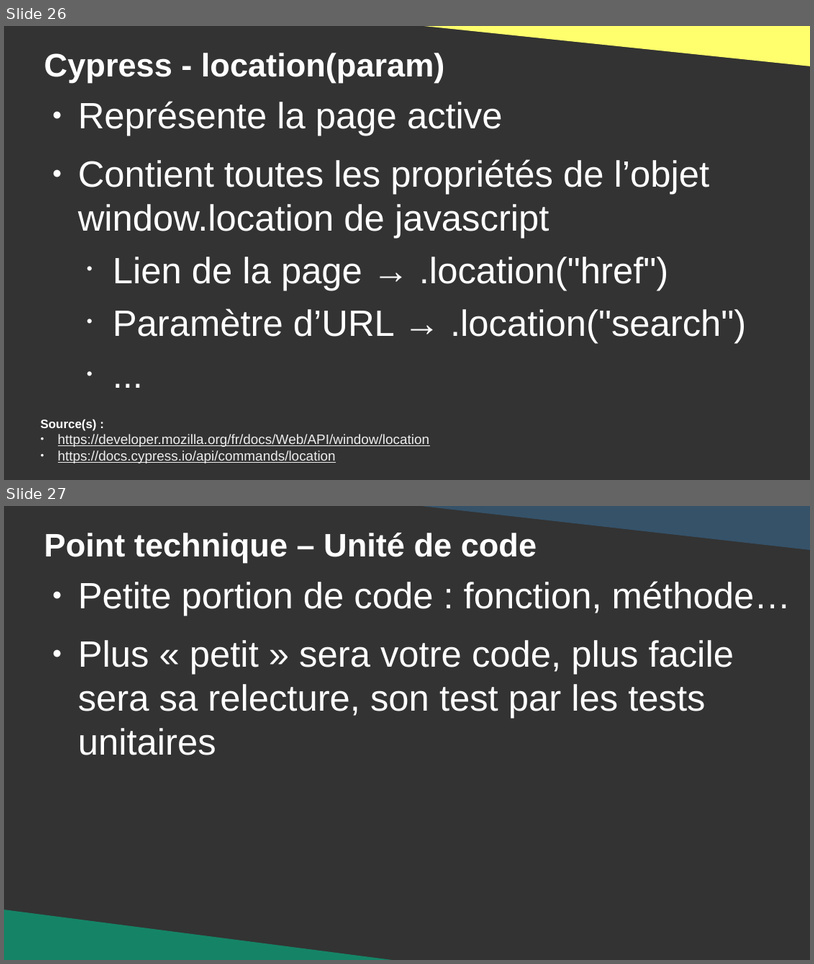
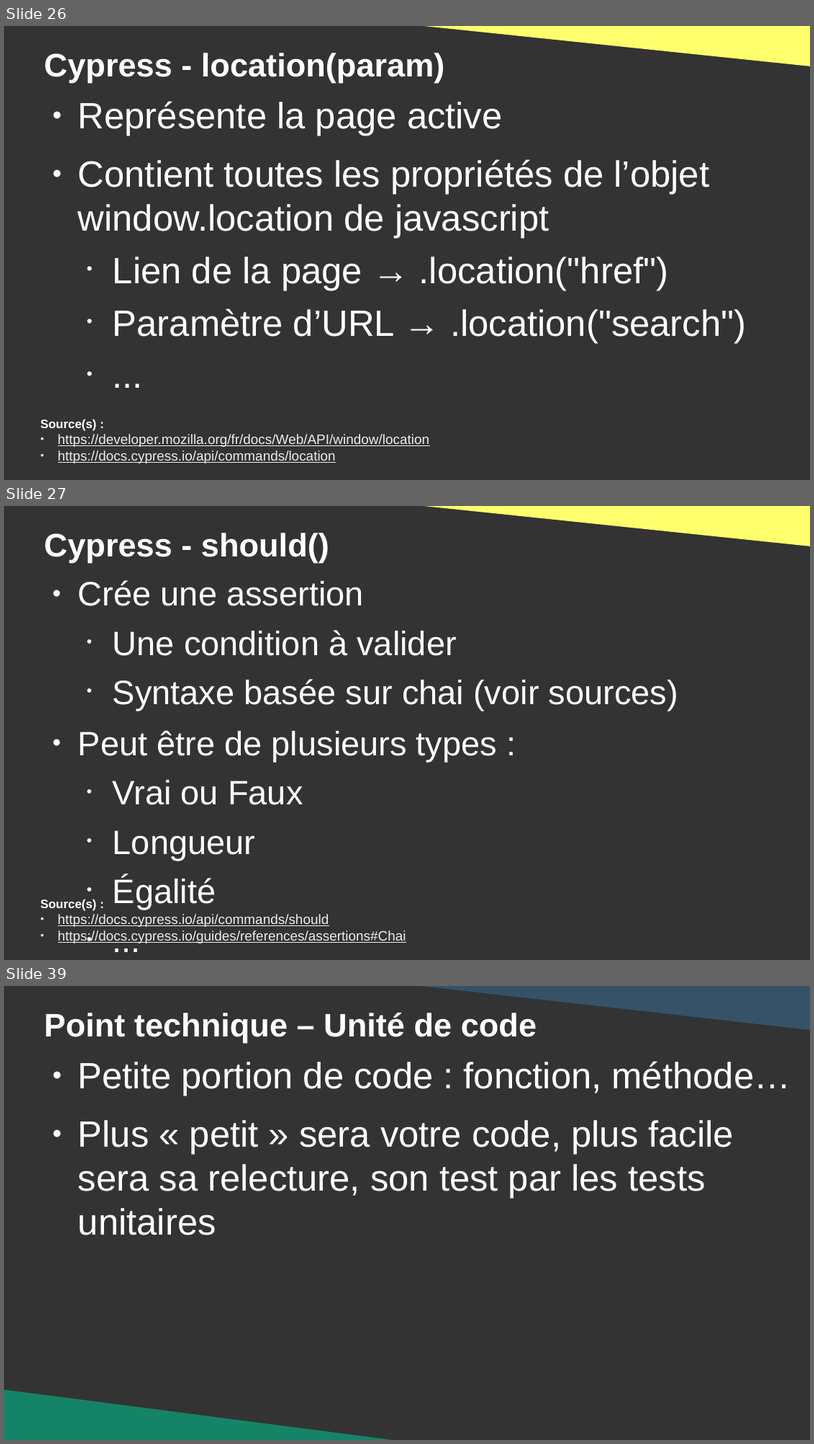
Before and after one commit to DanYellow/cours, a slide deck: developpement-front-s5/travaux-pratiques/numero-2/presentation.odp. Shown one above the other, each under a label of ours: slides 26 and 27 before the commit, slides 26, 27 and 39 after it; the slides between them are not shown. The pictures are 814x964 and 814x1444 pixels, drawn with LibreOffice and Linux fonts; fonts in the diff are those of the drawing. Boxes give left, top, right and bottom in pixels: in the first picture for what was removed or moved away, otherwise in the second. Text is boxed around its words. In the diff, an @@ line names an element or a change of style, - is before the commit and + after.

```diff
--- a/developpement-front-s5/travaux-pratiques/numero-2/presentation.odp
+++ b/developpement-front-s5/travaux-pratiques/numero-2/presentation.odp
@@ slide 27 added at (4,506,810,960), background #333333 @@
@@ right triangle added at (394,506,810,546), fill #FFFF6D @@
@@ title added at (44,533,329,562), 32 pt, text #FFFFFF, bold @@
+Cypress - should()
@@ text added at (78,580,679,860), 33.3 pt, text #FFFFFF @@
+● Crée une assertion
+  • Une condition à valider
+  • Syntaxe basée sur chai (voir sources)
+● Peut être de plusieurs types :
+  • Vrai ou Faux
+  • Longueur
+  • Égalité
+  • ...
@@ text added at (58,914,406,943), 13.4 pt, text #EEEEEE, underline @@
+Source(s) :
+● https://docs.cypress.io/api/commands/should
+● https://docs.cypress.io/guides/references/assertions#Chai
@@ what was slide 27 is now slide 39 @@
```
Also in this commit, not shown: 7 slides changed, 12 other slides added, 9 slides removed, 7 other files.
